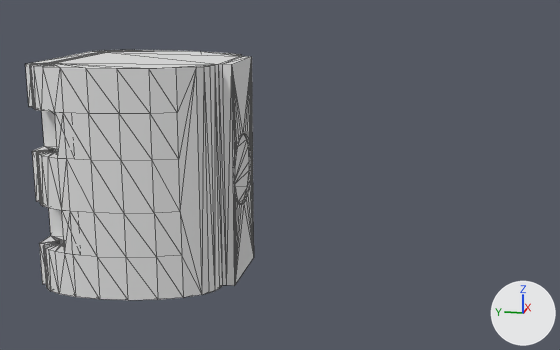
What one commit did to the COLLADA model models/teo_lacqueyFetch/meshes/visual/Wrist.dae.
One viewpoint serves both versions: a 50 mm lens placed at (-313.0, 14.0, 76.0), pointed at (-1.0, 76.0, -2.0). Lighting does not change. The marker at lower right points along +X, +Y and +Z. Mesh edges are drawn as thin lines.

In view in the first picture: 'node'.
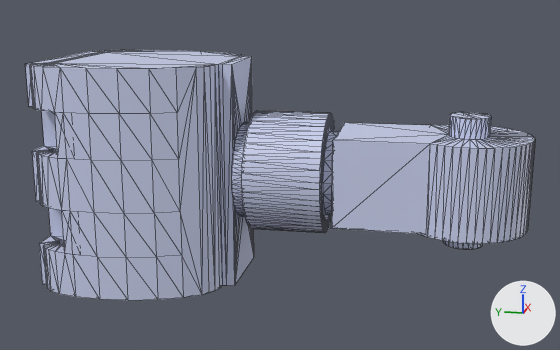
The change, as a diff of the scene's bpy script:
```diff
--- a/models/teo_lacqueyFetch/meshes/visual/Wrist.dae.py
+++ b/models/teo_lacqueyFetch/meshes/visual/Wrist.dae.py
@@ mat_vertex_colours @@
+mat_vertex_colours = bpy.data.materials.new('Vertex colours')
+mat_vertex_colours.use_nodes = True; mat_vertex_colours.node_tree.nodes.clear()
+_N = mat_vertex_colours.node_tree.nodes; _L = mat_vertex_colours.node_tree.links
+n0 = _N.new('ShaderNodeBsdfPrincipled'); n0.name = 'Principled BSDF'
+n1 = _N.new('ShaderNodeOutputMaterial'); n1.name = 'Material Output'
+n2 = _N.new('ShaderNodeVertexColor'); n2.name = 'Color Attribute'
+n2.layer_name = 'Col'
+_L.new(n0.outputs[0], n1.inputs[0])  # 'BSDF' to 'Surface'
+_L.new(n2.outputs[0], n0.inputs[0])  # 'Color' to 'Base Color'
@@ me_shape0 @@
 # used by ob_node; location = (0.0, 0.0, 0.0)
-me_shape0.from_pydata(...)  # 474 vertices, 964 faces; spans x -42.4..41.5, y 92.4..172.6, z -46.0..46.0
+me_shape0.from_pydata(...)  # 1216 vertices, 2436 faces; spans x -42.4..41.5, y -25.0..172.6, z -46.0..46.0
+# me_shape0 part 1: a new loose piece of 344 vertices spanning x -25.3..24.8, y 55.9..87.6, z -25.0..25.0, in mat_vertex_colours
+# me_shape0 part 2: a new loose piece of 254 vertices spanning x -25.0..25.0, y -25.0..56.1, z -27.0..26.0, in mat_vertex_colours
+# me_shape0 part 3: a new loose piece of 144 vertices spanning x -20.3..19.7, y 87.4..92.6, z -20.0..20.0, in mat_vertex_colours
+# me_shape0 part 4: 964 faces spanning x -42.4..41.5, y 92.4..172.6, z -46.0..46.0 switch from no material to mat_vertex_colours
```

Pixel boxes [x1, y1, x2, y2] of what changed, in the pictures (560 x 350 px):
'node', reshaped (122% wider)
    before: [25, 50, 254, 300]
    after: [25, 50, 535, 300]
part 1 of me_shape0, added
    after: [241, 111, 335, 233]
part 2 of me_shape0, added
    after: [323, 112, 535, 249]
part 3 of me_shape0, added
    after: [232, 122, 249, 216]
part 4 of me_shape0, recoloured
    both: [25, 50, 254, 300]
